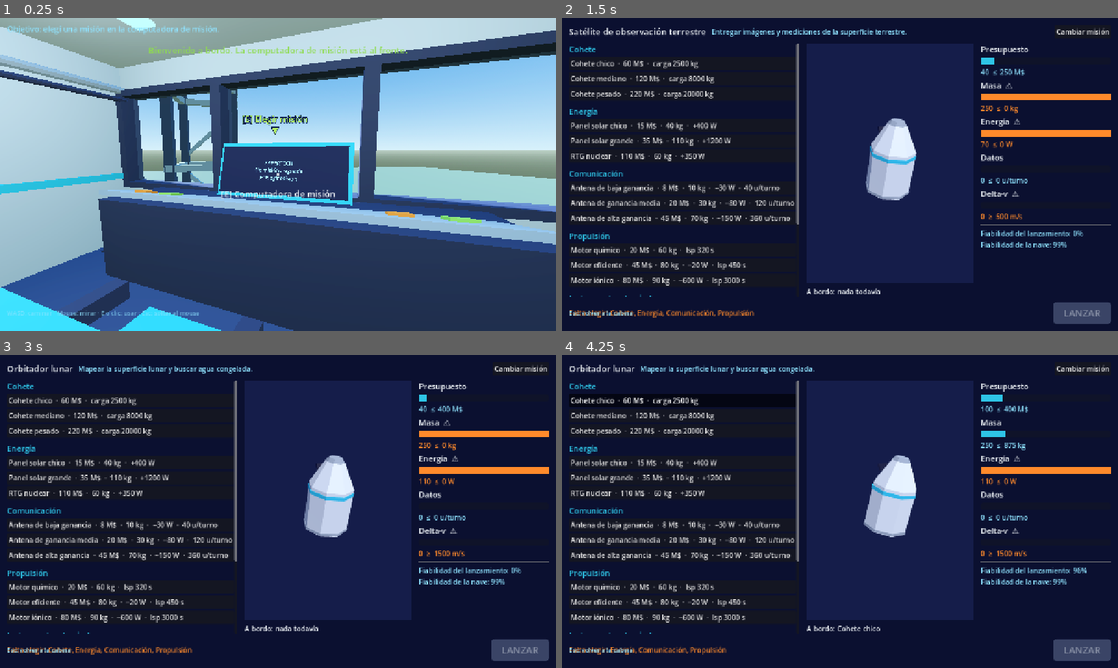
Above: before the commit, frames 1-4 (two rows, left to right).
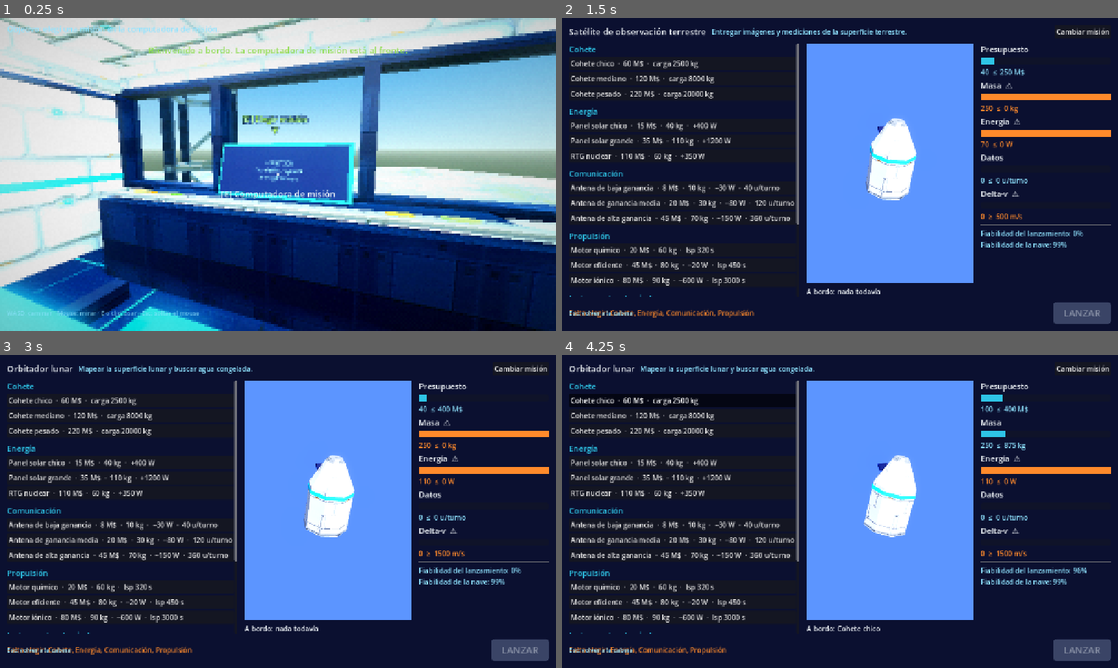
Above: after the commit, the same moments.

Repository: Yusep-pi/Sabertech
Game: Godot game, scene res://scenes/cabina/cabina.tscn
Two runs of this game, one before a commit and one after it. Both use one fixed random seed, a clock stepped at 60 frames per second and the inputs below.
Inputs (mouse positions are in pixels of both pictures, inside the frame that each line leads up to):
- Up to frame 1 (0.25 s): no input
- Up to frame 2 (1.5 s): tap Enter at 0.5 s; move the mouse to (867, 174) at 0.52 s; hold W 0.53-1.25 s; tap E at 0.6 s; click (867, 174) at 0.67 s; tap Space at 0.77 s; click "Elegir esta misión" at 1.25 s
- Up to frame 3 (3 s): click "Cambiar misión" at 2 s; click "Elegir esta misión" at 2.75 s
- Up to frame 4 (4.25 s): click "Cohete chico · 60 M$ · carga …" at 3.5 s

The runs differ from the first frame. In frame 1, 77% of the frame differs, in the area x 0-100%, y 0-100%; in frame 2, 23%; in frame 3, 23%; in frame 4, 23%.

Commit message:
Estilo visual: N64 con luz moderna y texturas de Gemini
- Autoload Estilo que se aplica solo a todas las escenas, sin tocarlas:
  tonemapping filmic, bloom, sombreado ambiental, luz rebotada, gradación de
  color, niebla volumétrica suave en interiores y sombras con penumbra en
  todas las luces
- Filtro retro de pantalla completa (píxeles grandes, tramado de color tipo
  N64, viñeta y grano) por debajo de la interfaz; F2 alterna Retro, Retro
  fuerte y Moderno
- Material retro para los modelos: píxel nítido, proyección triplanar, relieve
  con mapas normales, brillo y metal por material, y manchas de tono y
  desgaste que no repiten; en superficies grandes, una segunda escala para que
  no se note el mosaico
- Contornos en aristas y siluetas
- 13 texturas generadas con Gemini (9 materiales, 3 planetas y el fondo del
  espacio) con sus prompts en arte/PROMPTS_GEMINI.md, y los mapas de relieve
  generados con arte/generar_relieves.py
- Carteles de la caminata espacial más legibles

Co-Authored-By: Claude Opus 5.5 <noreply@anthropic.com>

Diff:
--- a/project.godot
+++ b/project.godot
@@ -17,6 +17,7 @@
 [autoload]
 
 GameState="*res://scripts/autoload/game_state.gd"
+Estilo="*res://scripts/autoload/estilo.gd"
 
 [display]
 
--- a/scenes/eva/eva.gd
+++ b/scenes/eva/eva.gd
@@ -322,7 +322,7 @@
 	marcador.billboard = BaseMaterial3D.BILLBOARD_ENABLED
 	marcador.no_depth_test = true
 	marcador.fixed_size = true
-	marcador.pixel_size = 0.0007
+	marcador.pixel_size = 0.0011
 	marcador.font_size = 40
 	marcador.outline_size = 10
 	marcador.outline_modulate = Interfaz.FONDO
--- /dev/null
+++ b/scripts/autoload/estilo.gd
@@ -0,0 +1,274 @@
+extends Node
+## Estilo visual del juego (autoload "Estilo"): N64 con luz moderna.
+##
+## Actúa sobre cada escena al cargarse, sin que las escenas tengan que hacer nada:
+## - A cada WorldEnvironment le suma tonemapping filmic, bloom, sombreado
+##   ambiental, gradación de color y, en interiores, niebla volumétrica que dibuja
+##   los haces de luz que entran por las ventanas.
+## - Si en assets/texturas/ hay un archivo con el nombre de un material de los
+##   modelos (casco.png, pared.png...), le pone el material retro
+##   (scripts/material_retro.gdshader): píxel nítido, proyección triplanar, relieve
+##   con <nombre>_normal.png y variación de tono para que no se note el mosaico.
+##   Lo mismo con planeta_<destino>.png y fondo_espacio.png. La lista de archivos
+##   y sus prompts está en arte/PROMPTS_GEMINI.md.
+## - A cada cámara le agrega contornos en aristas y siluetas (scripts/contornos.gdshader),
+##   y a las luces, sombras con penumbra.
+## - Pone un filtro retro de pantalla completa por debajo de la interfaz.
+##   F2 alterna entre retro, retro fuerte y moderno.
+
+const CARPETA_TEXTURAS := "res://assets/texturas/"
+## Cómo se ve cada material con textura: metros por repetición, rugosidad, metal,
+## fuerza del relieve, tamaño de las manchas de variación (metros) y, si hace falta,
+## cuánto cambia el tono entre manchas y cuánto se mezcla una segunda lectura a otra
+## escala (las dos, en superficies grandes, donde el mosaico se nota más).
+const MATERIALES := {
+	"casco": {"metros": 3.0, "rugosidad": 0.55, "metal": 0.15, "relieve": 1.0, "manchas": 4.0},
+	"casco_gris": {"metros": 2.0, "rugosidad": 0.45, "metal": 0.6, "relieve": 1.0, "manchas": 3.0},
+	"oscuro": {"metros": 1.5, "rugosidad": 0.6, "metal": 0.35, "relieve": 1.0, "manchas": 2.5},
+	"celda": {"metros": 1.2, "rugosidad": 0.25, "metal": 0.4, "relieve": 0.8, "manchas": 3.0},
+	"dorado": {"metros": 1.5, "rugosidad": 0.35, "metal": 0.8, "relieve": 1.2, "manchas": 2.0},
+	"pared": {"metros": 2.5, "rugosidad": 0.8, "metal": 0.0, "relieve": 1.0, "manchas": 3.0},
+	"piso": {"metros": 2.5, "rugosidad": 0.85, "metal": 0.0, "relieve": 1.0, "manchas": 2.5},
+	"concreto": {"metros": 8.0, "rugosidad": 0.9, "metal": 0.0, "relieve": 1.0, "manchas": 12.0, "variacion": 0.2, "otra_escala": 0.6},
+	"suelo": {"metros": 30.0, "rugosidad": 1.0, "metal": 0.0, "relieve": 0.6, "manchas": 35.0, "variacion": 0.3, "otra_escala": 0.8},
+}
+## Niebla volumétrica según la escena: densidad y alcance en metros.
+const NIEBLA := {
+	"Cabina": [0.006, 30.0],
+	"Esclusa": [0.008, 24.0],
+}
+## Una esfera más grande que esto es un planeta.
+const RADIO_PLANETA := 100.0
+const MODOS := [
+	{"nombre": "Retro", "pixel": 2.0, "niveles": 64.0, "tramado": 0.35, "grano": 0.015},
+	{"nombre": "Retro fuerte", "pixel": 3.0, "niveles": 24.0, "tramado": 0.7, "grano": 0.03},
+	{"nombre": "Moderno", "pixel": 0.0},
+]
+
+var modo := 0
+var _materiales: Dictionary = {}  # nombre de material -> material texturizado, o null si no hay archivo
+var _texturas: Dictionary = {}  # nombre de archivo -> Texture2D, o null
+var _filtro: ColorRect
+var _aviso: Label
+
+
+func _ready() -> void:
+	get_tree().node_added.connect(_on_nodo_agregado)
+	# Para comparar capturas: godot --path . <escena> -- --sin-filtro
+	if "--sin-filtro" in OS.get_cmdline_user_args():
+		modo = MODOS.size() - 1
+	_crear_filtro()
+	_aplicar_modo()
+
+
+func _unhandled_key_input(evento: InputEvent) -> void:
+	var tecla := evento as InputEventKey
+	if tecla and tecla.pressed and not tecla.echo and tecla.physical_keycode == KEY_F2:
+		cambiar_modo((modo + 1) % MODOS.size())
+
+
+func cambiar_modo(nuevo: int) -> void:
+	modo = nuevo
+	_aplicar_modo()
+	_aviso.text = "Gráficos: " + MODOS[modo]["nombre"] + "  (F2 para cambiar)"
+	_aviso.modulate.a = 1.0
+	var tween := create_tween()
+	tween.tween_interval(1.5)
+	tween.tween_property(_aviso, "modulate:a", 0.0, 0.5)
+
+
+## La textura de assets/texturas/<nombre>.png, o null si todavía no existe.
+func textura(nombre: String) -> Texture2D:
+	if _texturas.has(nombre):
+		return _texturas[nombre]
+	var ruta := CARPETA_TEXTURAS + nombre + ".png"
+	var cargada: Texture2D = null
+	if ResourceLoader.exists(ruta):
+		cargada = load(ruta)
+	elif FileAccess.file_exists(ruta):
+		# Recién copiada y sin importar todavía: se lee directo del disco.
+		var imagen := Image.load_from_file(ProjectSettings.globalize_path(ruta))
+		if imagen:
+			cargada = ImageTexture.create_from_image(imagen)
+	_texturas[nombre] = cargada
+	return cargada
+
+
+# --- Escenas ----------------------------------------------------------------
+
+func _on_nodo_agregado(nodo: Node) -> void:
+	if nodo is WorldEnvironment:
+		_mejorar_entorno(nodo)
+	elif nodo is MeshInstance3D:
+		_texturizar(nodo)
+	elif nodo is Camera3D:
+		_agregar_contornos(nodo)
+	elif nodo is Light3D:
+		_mejorar_luz(nodo)
+
+
+func _mejorar_entorno(nodo: WorldEnvironment) -> void:
+	var entorno := nodo.environment
+	if not entorno:
+		return
+	entorno.tonemap_mode = Environment.TONE_MAPPER_FILMIC
+	entorno.glow_enabled = true
+	entorno.glow_intensity = 0.9
+	entorno.glow_bloom = 0.08
+	entorno.glow_hdr_threshold = 0.9
+	entorno.glow_blend_mode = Environment.GLOW_BLEND_MODE_SOFTLIGHT
+	# Sombreado en rincones y uniones, y un poco de luz rebotada entre superficies.
+	entorno.ssao_enabled = true
+	entorno.ssao_radius = 0.9
+	entorno.ssao_intensity = 2.2
+	entorno.ssao_detail = 0.8
+	entorno.ssao_light_affect = 0.25
+	entorno.ssil_enabled = true
+	entorno.ssil_intensity = 0.8
+	entorno.adjustment_enabled = true
+	entorno.adjustment_contrast = 1.1
+	entorno.adjustment_saturation = 1.25
+
+	# El fondo del espacio, si ya está la imagen.
+	var es_espacio := entorno.background_mode == Environment.BG_COLOR and entorno.background_color.v < 0.15
+	if es_espacio and textura("fondo_espacio"):
+		var cielo := PanoramaSkyMaterial.new()
+		cielo.panorama = textura("fondo_espacio")
+		cielo.filter = false
+		# Un poco más tenue, para que el espacio siga oscuro y la nebulosa no domine.
+		cielo.energy_multiplier = 0.6
+		entorno.sky = Sky.new()
+		entorno.sky.sky_material = cielo
+		entorno.background_mode = Environment.BG_SKY
+
+	# Niebla volumétrica solo en la vista principal (no en la nave del diseño, por ejemplo).
+	var escena := _escena_de(nodo)
+	if NIEBLA.has(escena) and nodo.get_viewport() == get_tree().root:
+		entorno.volumetric_fog_enabled = true
+		entorno.volumetric_fog_density = NIEBLA[escena][0]
+		entorno.volumetric_fog_length = NIEBLA[escena][1]
+		entorno.volumetric_fog_albedo = Color(0.85, 0.92, 1.0)
+		entorno.volumetric_fog_anisotropy = 0.6
+		# Que no tiña lo que se ve por la ventana: el espacio sigue siendo azul noche.
+		entorno.volumetric_fog_sky_affect = 0.0
+
+
+func _texturizar(malla: MeshInstance3D) -> void:
+	if not malla.mesh:
+		return
+	# Los planetas: esferas grandes con un material propio.
+	if malla.mesh is SphereMesh and (malla.mesh as SphereMesh).radius >= RADIO_PLANETA:
+		var material := malla.material_override as StandardMaterial3D
+		var mapa := textura("planeta_" + GameState.mision.get("destino", "tierra"))
+		if material and mapa and material.transparency == BaseMaterial3D.TRANSPARENCY_DISABLED:
+			material.albedo_texture = mapa
+			material.albedo_color = Color.WHITE
+			material.texture_filter = BaseMaterial3D.TEXTURE_FILTER_NEAREST
+		return
+	for i in malla.mesh.get_surface_count():
+		var original := malla.mesh.surface_get_material(i)
+		if original:
+			var texturizado := _material_texturizado(original)
+			if texturizado:
+				malla.set_surface_override_material(i, texturizado)
+
+
+## El material retro de un material con textura (uno por nombre, compartido), o null si no hay archivo.
+func _material_texturizado(original: Material) -> Material:
+	var nombre := original.resource_name
+	if not MATERIALES.has(nombre):
+		return null
+	if _materiales.has(nombre):
+		return _materiales[nombre]
+	var imagen := textura(nombre)
+	var material: ShaderMaterial = null
+	if imagen:
+		var datos: Dictionary = MATERIALES[nombre]
+		material = ShaderMaterial.new()
+		material.shader = preload("res://scripts/material_retro.gdshader")
+		material.set_shader_parameter("textura", imagen)
+		material.set_shader_parameter("repeticiones", 1.0 / datos["metros"])
+		material.set_shader_parameter("rugosidad", datos["rugosidad"])
+		material.set_shader_parameter("metalico", datos["metal"])
+		material.set_shader_parameter("fuerza_relieve", datos["relieve"])
+		material.set_shader_parameter("tamano_variacion", datos["manchas"])
+		for opcional in ["variacion", "otra_escala"]:
+			if datos.has(opcional):
+				material.set_shader_parameter(opcional, datos[opcional])
+		var relieve := textura(nombre + "_normal")
+		if relieve:
+			material.set_shader_parameter("relieve", relieve)
+			material.set_shader_parameter("con_relieve", true)
+	_materiales[nombre] = material
+	return material
+
+
+## Un cuadro delante de la cámara que dibuja los contornos de todo lo que se ve.
+func _agregar_contornos(camara: Camera3D) -> void:
+	var cuadro := MeshInstance3D.new()
+	cuadro.name = "Contornos"
+	var malla := QuadMesh.new()
+	malla.size = Vector2(2, 2)
+	cuadro.mesh = malla
+	cuadro.extra_cull_margin = 16384.0
+	cuadro.cast_shadow = GeometryInstance3D.SHADOW_CASTING_SETTING_OFF
+	var material := ShaderMaterial.new()
+	material.shader = preload("res://scripts/contornos.gdshader")
+	# Primero entre lo transparente: humo, vidrios y textos se dibujan encima, sin contorno.
+	material.render_priority = Material.RENDER_PRIORITY_MIN
+	cuadro.material_override = material
+	camara.add_child.call_deferred(cuadro)
+
+
+## Sombras en todas las luces, y penumbra suave en el sol.
+func _mejorar_luz(luz: Light3D) -> void:
+	luz.shadow_enabled = true
+	if luz is DirectionalLight3D:
+		luz.light_angular_distance = 1.5
+		luz.shadow_blur = 1.5
+	else:
+		luz.shadow_blur = 1.2
+
+
+func _escena_de(nodo: Node) -> String:
+	var actual := nodo
+	while actual.get_parent() and actual.get_parent() != get_tree().root:
+		actual = actual.get_parent()
+	return actual.name
+
+
+# --- Filtro retro -----------------------------------------------------------
+
+func _crear_filtro() -> void:
+	# Capa -1: se dibuja después del 3D y antes de toda la interfaz, que queda nítida.
+	var capa := CanvasLayer.new()
+	capa.layer = -1
+	add_child(capa)
+	_filtro = ColorRect.new()
+	_filtro.set_anchors_and_offsets_preset(Control.PRESET_FULL_RECT)
+	_filtro.mouse_filter = Control.MOUSE_FILTER_IGNORE
+	var material := ShaderMaterial.new()
+	material.shader = preload("res://scripts/retro.gdshader")
+	_filtro.material = material
+	capa.add_child(_filtro)
+
+	var capa_aviso := CanvasLayer.new()
+	capa_aviso.layer = 100
+	add_child(capa_aviso)
+	_aviso = Interfaz.etiqueta("", Interfaz.CIAN, 16)
+	_aviso.set_anchors_and_offsets_preset(Control.PRESET_BOTTOM_RIGHT)
+	_aviso.grow_horizontal = Control.GROW_DIRECTION_BEGIN
+	_aviso.grow_vertical = Control.GROW_DIRECTION_BEGIN
+	_aviso.position += Vector2(-20, -52)
+	_aviso.modulate.a = 0.0
+	_aviso.mouse_filter = Control.MOUSE_FILTER_IGNORE
+	capa_aviso.add_child(_aviso)
+
+
+func _aplicar_modo() -> void:
+	var datos: Dictionary = MODOS[modo]
+	_filtro.visible = datos["pixel"] > 0.0
+	if _filtro.visible:
+		var material := _filtro.material as ShaderMaterial
+		for parametro in ["pixel", "niveles", "tramado", "grano"]:
+			material.set_shader_parameter("tamano_pixel" if parametro == "pixel" else parametro, datos[parametro])
--- /dev/null
+++ b/scripts/contornos.gdshader
@@ -0,0 +1,52 @@
+// Contornos en aristas y siluetas, como en los juegos retro bien terminados.
+// Compara la profundidad y la orientación de cada píxel con sus vecinos: donde
+// cambian de golpe hay un borde, y se pinta una línea fina azul noche.
+// El autoload Estilo lo pone delante de cada cámara, en un cuadro que cubre la pantalla.
+shader_type spatial;
+render_mode unshaded, depth_draw_never, depth_test_disabled, cull_disabled, fog_disabled, shadows_disabled;
+
+uniform sampler2D pantalla : hint_screen_texture, filter_nearest;
+uniform sampler2D profundidad : hint_depth_texture, filter_nearest;
+uniform sampler2D normales : hint_normal_roughness_texture, filter_nearest;
+uniform vec3 color_linea : source_color = vec3(0.02, 0.03, 0.09);
+uniform float intensidad = 0.95;
+uniform float umbral_profundidad = 0.06;  // salto relativo de distancia que cuenta como silueta
+uniform float umbral_normal = 0.5;  // cambio de orientación que cuenta como arista
+uniform float distancia_desvanecer = 220.0;  // más lejos que esto, las líneas se apagan
+uniform float grosor = 2.0;  // en píxeles: con el filtro retro, menos de 2 se pierde
+
+void vertex() {
+	POSITION = vec4(VERTEX.xy, 1.0, 1.0);
+}
+
+float distancia(vec2 uv, mat4 proyeccion_inversa) {
+	float d = texture(profundidad, uv).r;
+	vec4 punto = proyeccion_inversa * vec4(uv * 2.0 - 1.0, d, 1.0);
+	return -punto.z / punto.w;
+}
+
+vec3 normal_en(vec2 uv) {
+	return normalize(texture(normales, uv).xyz * 2.0 - 1.0);
+}
+
+void fragment() {
+	vec2 paso = grosor / VIEWPORT_SIZE;
+	float centro = distancia(SCREEN_UV, INV_PROJECTION_MATRIX);
+	vec3 normal = normal_en(SCREEN_UV);
+	float borde = 0.0;
+	vec2 vecinos[4] = vec2[](vec2(paso.x, 0.0), vec2(-paso.x, 0.0), vec2(0.0, paso.y), vec2(0.0, -paso.y));
+	for (int i = 0; i < 4; i++) {
+		vec2 uv = SCREEN_UV + vecinos[i];
+		float otra = distancia(uv, INV_PROJECTION_MATRIX);
+		// Solo el lado más cercano dibuja la silueta: la línea queda sobre el objeto, no sobre el fondo.
+		if (otra - centro > centro * umbral_profundidad) {
+			borde = 1.0;
+		}
+		if (1.0 - dot(normal, normal_en(uv)) > umbral_normal) {
+			borde = max(borde, 0.7);
+		}
+	}
+	borde *= 1.0 - smoothstep(distancia_desvanecer * 0.5, distancia_desvanecer, centro);
+	vec3 color = texture(pantalla, SCREEN_UV).rgb;
+	ALBEDO = mix(color, color_linea, borde * intensidad);
+}
--- /dev/null
+++ b/scripts/material_retro.gdshader
@@ -0,0 +1,90 @@
+// Material de los modelos con textura: N64 con terminación moderna.
+// - Proyección triplanar (los modelos no tienen coordenadas de mapeado), con
+//   píxel nítido. La textura crece con el objeto: la nave agrandada de la caminata
+//   tiene píxeles más grandes, como en N64.
+// - Relieve con el mapa _normal generado por arte/generar_relieves.py.
+// - Variación suave de tono y desgaste que no repite: rompe el patrón de mosaico.
+// Lo aplica el autoload Estilo a cada material que tenga textura.
+shader_type spatial;
+render_mode blend_mix, cull_back, diffuse_burley, specular_schlick_ggx;
+
+uniform sampler2D textura : source_color, filter_nearest, repeat_enable;
+uniform sampler2D relieve : hint_normal, filter_nearest, repeat_enable;
+uniform bool con_relieve = false;
+uniform float repeticiones = 0.5;  // repeticiones por metro
+uniform float fuerza_relieve = 1.0;
+uniform float rugosidad = 0.75;
+uniform float metalico = 0.0;
+uniform float variacion = 0.14;  // cuánto cambia el tono de una zona a otra
+uniform float tamano_variacion = 3.0;  // metros que ocupa cada mancha
+uniform float desgaste = 0.12;  // oscurecimiento irregular, como suciedad o uso
+uniform float otra_escala = 0.0;  // en superficies grandes: cuánto se mezcla una segunda lectura a otra escala
+
+varying vec3 posicion;
+varying vec3 normal_objeto;
+
+void vertex() {
+	posicion = VERTEX;
+	normal_objeto = NORMAL;
+}
+
+float azar(vec3 p) {
+	p = fract(p * 0.3183099 + 0.1);
+	p *= 17.0;
+	return fract(p.x * p.y * p.z * (p.x + p.y + p.z));
+}
+
+// Ruido de valor 3D: manchas suaves sin patrón.
+float ruido(vec3 x) {
+	vec3 i = floor(x);
+	vec3 f = fract(x);
+	f = f * f * (3.0 - 2.0 * f);
+	return mix(mix(mix(azar(i), azar(i + vec3(1, 0, 0)), f.x), mix(azar(i + vec3(0, 1, 0)), azar(i + vec3(1, 1, 0)), f.x), f.y),
+		mix(mix(azar(i + vec3(0, 0, 1)), azar(i + vec3(1, 0, 1)), f.x), mix(azar(i + vec3(0, 1, 1)), azar(i + vec3(1, 1, 1)), f.x), f.y), f.z);
+}
+
+void fragment() {
+	vec3 n = normalize(normal_objeto);
+	vec3 pesos = pow(abs(n), vec3(4.0));
+	pesos /= pesos.x + pesos.y + pesos.z;
+	vec3 lado = sign(n);
+	vec3 p = posicion * repeticiones;
+
+	// Cada eje proyecta la textura sobre las caras que lo miran (sin espejarla en las caras opuestas).
+	vec2 uv_x = vec2(p.z * lado.x, p.y);
+	vec2 uv_y = vec2(p.x * lado.y, p.z);
+	vec2 uv_z = vec2(-p.x * lado.z, p.y);
+	vec3 color = texture(textura, uv_x).rgb * pesos.x + texture(textura, uv_y).rgb * pesos.y + texture(textura, uv_z).rgb * pesos.z;
+	if (otra_escala > 0.0) {
+		// Una segunda lectura más grande y corrida, mezclada por manchas: el mosaico deja de notarse.
+		vec3 q = posicion * repeticiones * 0.31 + vec3(0.37, 0.0, 0.71);
+		vec3 grande = texture(textura, vec2(q.z * lado.x, q.y)).rgb * pesos.x
+			+ texture(textura, vec2(q.x * lado.y, q.z)).rgb * pesos.y
+			+ texture(textura, vec2(-q.x * lado.z, q.y)).rgb * pesos.z;
+		float zona = smoothstep(0.3, 0.7, ruido(posicion / (tamano_variacion * 0.7) + 5.0));
+		color = mix(color, grande, zona * otra_escala);
+	}
+
+	// Variación de tono en manchas grandes y desgaste en manchas más chicas.
+	float mancha = ruido(posicion / tamano_variacion);
+	float uso = ruido(posicion / (tamano_variacion * 0.35) + 17.0);
+	color *= 1.0 + (mancha - 0.5) * 2.0 * variacion;
+	color *= 1.0 - smoothstep(0.55, 0.95, uso) * desgaste;
+	ALBEDO = color;
+	ROUGHNESS = clamp(rugosidad + (uso - 0.5) * 0.2, 0.0, 1.0);
+	METALLIC = metalico;
+
+	if (con_relieve) {
+		// Relieve triplanar con la mezcla "whiteout" (Ben Golus).
+		vec3 rx = texture(relieve, uv_x).rgb * 2.0 - 1.0;
+		vec3 ry = texture(relieve, uv_y).rgb * 2.0 - 1.0;
+		vec3 rz = texture(relieve, uv_z).rgb * 2.0 - 1.0;
+		rx.xy *= fuerza_relieve; ry.xy *= fuerza_relieve; rz.xy *= fuerza_relieve;
+		rx.x *= lado.x; ry.x *= lado.y; rz.x *= -lado.z;
+		rx = vec3(rx.xy + n.zy, abs(rx.z) * n.x);
+		ry = vec3(ry.xy + n.xz, abs(ry.z) * n.y);
+		rz = vec3(rz.xy + n.xy, abs(rz.z) * n.z);
+		vec3 normal_final = normalize(rx.zyx * pesos.x + ry.xzy * pesos.y + rz.xyz * pesos.z);
+		NORMAL = normalize((VIEW_MATRIX * MODEL_MATRIX * vec4(normal_final, 0.0)).xyz);
+	}
+}
--- /dev/null
+++ b/scripts/retro.gdshader
@@ -0,0 +1,36 @@
+// Filtro retro de pantalla completa: píxeles más grandes, menos niveles de
+// color con tramado ordenado (como el de la N64), viñeta y un grano sutil.
+// Lo aplica el autoload Estilo por debajo de la interfaz, que queda nítida.
+shader_type canvas_item;
+
+uniform sampler2D pantalla : hint_screen_texture, filter_nearest;
+uniform float tamano_pixel = 2.0;
+uniform float niveles = 40.0;
+uniform float tramado = 0.6;
+uniform float vineta = 0.22;
+uniform float grano = 0.025;
+
+// Matriz de Bayer 4x4: el umbral del tramado para cada píxel.
+float bayer(vec2 celda) {
+	int x = int(mod(celda.x, 4.0));
+	int y = int(mod(celda.y, 4.0));
+	int indice = x + y * 4;
+	int matriz[16] = int[](0, 8, 2, 10, 12, 4, 14, 6, 3, 11, 1, 9, 15, 7, 13, 5);
+	return float(matriz[indice]) / 16.0;
+}
+
+void fragment() {
+	vec2 celda = floor(FRAGCOORD.xy / tamano_pixel);
+	vec2 centro = (celda + 0.5) * tamano_pixel * SCREEN_PIXEL_SIZE;
+	vec3 color = texture(pantalla, centro).rgb;
+
+	float umbral = (bayer(celda) - 0.5) * tramado;
+	color = floor(color * niveles + 0.5 + umbral) / niveles;
+
+	vec2 desde_centro = SCREEN_UV - 0.5;
+	color *= 1.0 - dot(desde_centro, desde_centro) * vineta * 2.0;
+	float ruido = fract(sin(dot(celda + floor(TIME * 24.0), vec2(12.9898, 78.233))) * 43758.5453);
+	color += (ruido - 0.5) * grano;
+
+	COLOR = vec4(clamp(color, 0.0, 1.0), 1.0);
+}
Binary file added: assets/texturas/casco.png
Not shown, added: assets/texturas/casco.png.import
Binary file added: assets/texturas/casco_gris.png
Not shown, added: assets/texturas/casco_gris.png.import
Binary file added: assets/texturas/casco_gris_normal.png
Not shown, added: assets/texturas/casco_gris_normal.png.import
Binary file added: assets/texturas/casco_normal.png
Not shown, added: assets/texturas/casco_normal.png.import
Binary file added: assets/texturas/celda.png
Not shown, added: assets/texturas/celda.png.import
Binary file added: assets/texturas/celda_normal.png
Not shown, added: assets/texturas/celda_normal.png.import
(and 38 more such lines)
